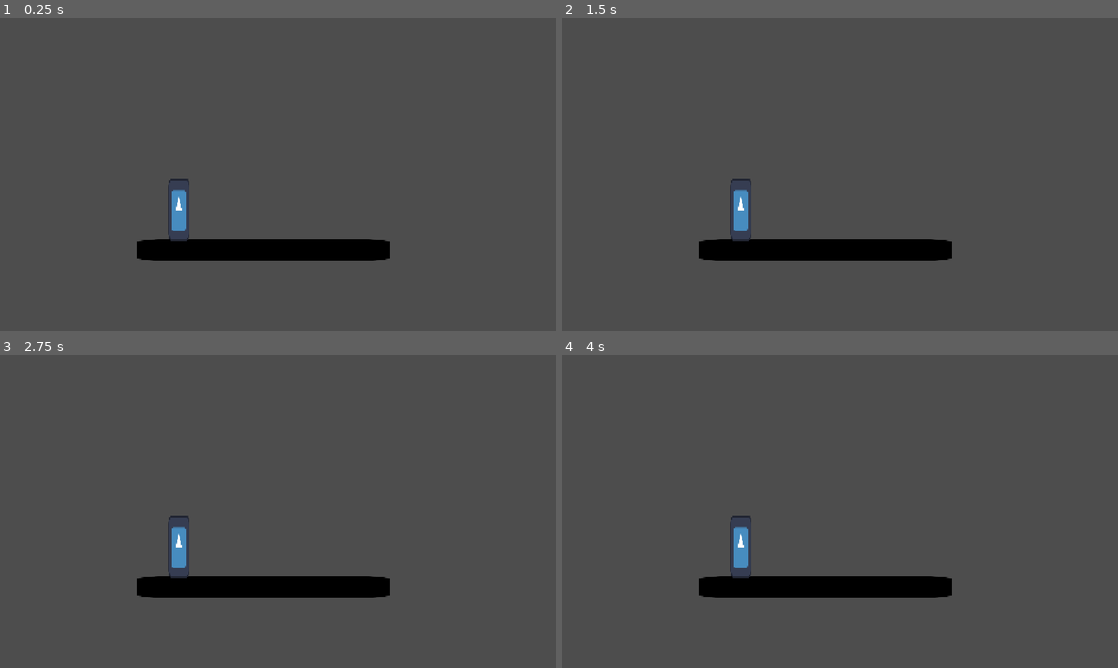
Above: before the commit, frames 1-4 (two rows, left to right).
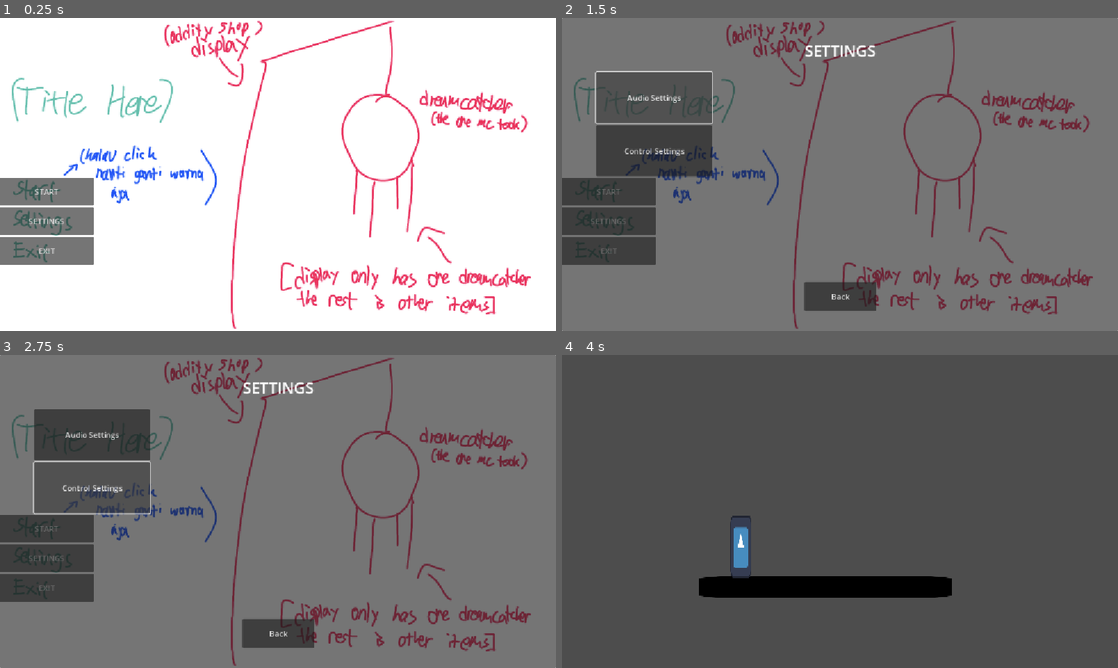
Above: after the commit, the same moments.

Repository: Medcro/GameBijiWIDAI2026
Game: Godot game, scene res://scenes/main_menu.tscn
The game is run twice, just before and just after one commit, with the same random seed, the same clock (stepped at 60 frames per second) and the same inputs. Before the commit the project starts from res://scenes/main.tscn. The engine's default icon, where the game draws it, is replaced by a stand-in: a white triangle on a blue panel in a dark square.
Inputs (mouse positions are in pixels of both pictures, inside the frame that each line leads up to):
- Up to frame 1 (0.25 s): no input
- Up to frame 2 (1.5 s): click (606, 221) at 0.5 s, where only the run after the commit has a clickable "SETTINGS"; click (656, 96) at 1.25 s, where only the run after the commit has a clickable "Audio Settings"
- Up to frame 3 (2.75 s): click (94, 486) at 2 s, where only the run after the commit has a clickable "Control Settings"
- Up to frame 4 (4 s): click (840, 633) at 2.75 s, where only the run after the commit has a clickable "Back"; click (606, 527) at 3.5 s, where only the run after the commit has a clickable "START"

The runs differ from the first frame. In frame 1, 100% of the frame differs, in the area x 0-100%, y 0-100%; in frame 2, 88%; in frame 3, 89%; in frame 4, nothing differs.

Commit message:
UI awal2
main menu dan settings

Diff:
--- a/project.godot
+++ b/project.godot
@@ -11,7 +11,7 @@
 [application]
 
 config/name="BijiGame2026"
-run/main_scene="uid://r8gk7inos0cq"
+run/main_scene="uid://e42digwwfb02"
 config/features=PackedStringArray("4.5", "GL Compatibility")
 config/icon="res://assets/icon.svg"
 
--- /dev/null
+++ b/scenes/main_menu.tscn
@@ -0,0 +1,53 @@
+[gd_scene load_steps=4 format=3 uid="uid://e42digwwfb02"]
+
+[ext_resource type="Script" uid="uid://gc1ffdnagijs" path="res://scripts/main_menu.gd" id="1_ekxnf"]
+[ext_resource type="Texture2D" uid="uid://2s6kd06i17p8" path="res://assets/UI/placeholder.png" id="1_l6cm7"]
+[ext_resource type="PackedScene" uid="uid://cnf6m2x8m58j4" path="res://scenes/settings.tscn" id="3_bqqt6"]
+
+[node name="Main_menu" type="Control"]
+layout_mode = 3
+anchors_preset = 15
+anchor_right = 1.0
+anchor_bottom = 1.0
+grow_horizontal = 2
+grow_vertical = 2
+script = ExtResource("1_ekxnf")
+
+[node name="TextureRect" type="TextureRect" parent="."]
+layout_mode = 1
+anchors_preset = 15
+anchor_right = 1.0
+anchor_bottom = 1.0
+grow_horizontal = 2
+grow_vertical = 2
+texture = ExtResource("1_l6cm7")
+
+[node name="VBoxContainer" type="VBoxContainer" parent="."]
+layout_mode = 0
+offset_left = -2.0
+offset_top = 331.0
+offset_right = 195.0
+offset_bottom = 511.0
+
+[node name="start" type="Button" parent="VBoxContainer"]
+layout_mode = 2
+size_flags_vertical = 3
+text = "START"
+
+[node name="settings" type="Button" parent="VBoxContainer"]
+layout_mode = 2
+size_flags_vertical = 3
+text = "SETTINGS"
+
+[node name="exit" type="Button" parent="VBoxContainer"]
+layout_mode = 2
+size_flags_vertical = 3
+text = "EXIT"
+
+[node name="Settings" parent="." instance=ExtResource("3_bqqt6")]
+visible = false
+layout_mode = 1
+
+[connection signal="pressed" from="VBoxContainer/start" to="." method="_on_start_pressed"]
+[connection signal="pressed" from="VBoxContainer/settings" to="." method="_on_settings_pressed"]
+[connection signal="pressed" from="VBoxContainer/exit" to="." method="_on_exit_pressed"]
--- /dev/null
+++ b/scenes/settings.tscn
@@ -0,0 +1,79 @@
+[gd_scene load_steps=2 format=3 uid="uid://cnf6m2x8m58j4"]
+
+[ext_resource type="Script" uid="uid://cxpxn81buvy8n" path="res://scripts/settings.gd" id="1_5p8wc"]
+
+[node name="Settings" type="Panel"]
+anchors_preset = 15
+anchor_right = 1.0
+anchor_bottom = 1.0
+grow_horizontal = 2
+grow_vertical = 2
+script = ExtResource("1_5p8wc")
+
+[node name="Label" type="Label" parent="."]
+layout_mode = 1
+anchors_preset = 5
+anchor_left = 0.5
+anchor_right = 0.5
+offset_left = -73.0
+offset_top = 45.0
+offset_right = 74.0
+offset_bottom = 90.0
+grow_horizontal = 2
+theme_override_font_sizes/font_size = 32
+text = "SETTINGS"
+
+[node name="VBoxContainer" type="VBoxContainer" parent="."]
+layout_mode = 1
+anchors_preset = 8
+anchor_left = 0.5
+anchor_top = 0.5
+anchor_right = 0.5
+anchor_bottom = 0.5
+offset_left = -238.0
+offset_top = -205.0
+offset_right = 434.0
+offset_bottom = 249.0
+grow_horizontal = 2
+grow_vertical = 2
+
+[node name="VBoxContainer2" type="VBoxContainer" parent="."]
+layout_mode = 1
+anchors_preset = 8
+anchor_left = 0.5
+anchor_top = 0.5
+anchor_right = 0.5
+anchor_bottom = 0.5
+offset_left = -505.0
+offset_top = -212.0
+offset_right = -265.0
+offset_bottom = 4.0
+grow_horizontal = 2
+grow_vertical = 2
+
+[node name="Audio set" type="Button" parent="VBoxContainer2"]
+layout_mode = 2
+size_flags_vertical = 3
+text = "Audio Settings"
+
+[node name="control set" type="Button" parent="VBoxContainer2"]
+layout_mode = 2
+size_flags_vertical = 3
+text = "Control Settings"
+
+[node name="back" type="Button" parent="."]
+layout_mode = 1
+anchors_preset = 7
+anchor_left = 0.5
+anchor_top = 1.0
+anchor_right = 0.5
+anchor_bottom = 1.0
+offset_left = -74.5
+offset_top = -102.0
+offset_right = 74.5
+offset_bottom = -41.0
+grow_horizontal = 2
+grow_vertical = 0
+text = "Back"
+
+[connection signal="pressed" from="back" to="." method="_on_back_pressed"]
--- /dev/null
+++ b/scripts/main_menu.gd
@@ -0,0 +1,23 @@
+extends Control
+@onready var settings: Panel = $Settings
+@onready var button_box: VBoxContainer = $VBoxContainer
+
+
+# Called when the node enters the scene tree for the first time.
+func _ready() -> void:
+	settings.hide()
+
+# Called every frame. 'delta' is the elapsed time since the previous frame.
+func _process(delta: float) -> void:
+	if settings.hidden:
+		button_box.show()
+
+func _on_start_pressed() -> void:
+	get_tree().change_scene_to_file("res://scenes/main.tscn")
+
+func _on_settings_pressed() -> void:
+	button_box.hide()
+	settings.show()
+
+func _on_exit_pressed() -> void:
+	get_tree().quit()
--- /dev/null
+++ b/scripts/settings.gd
@@ -0,0 +1,15 @@
+extends Panel
+
+
+# Called when the node enters the scene tree for the first time.
+func _ready() -> void:
+	hide()
+
+
+# Called every frame. 'delta' is the elapsed time since the previous frame.
+func _process(delta: float) -> void:
+	pass
+
+
+func _on_back_pressed() -> void:
+	hide()
Binary file added: assets/UI/placeholder.png
Not shown, added: assets/UI/placeholder.png.import
Not shown, added: scripts/main_menu.gd.uid
Not shown, added: scripts/settings.gd.uid
